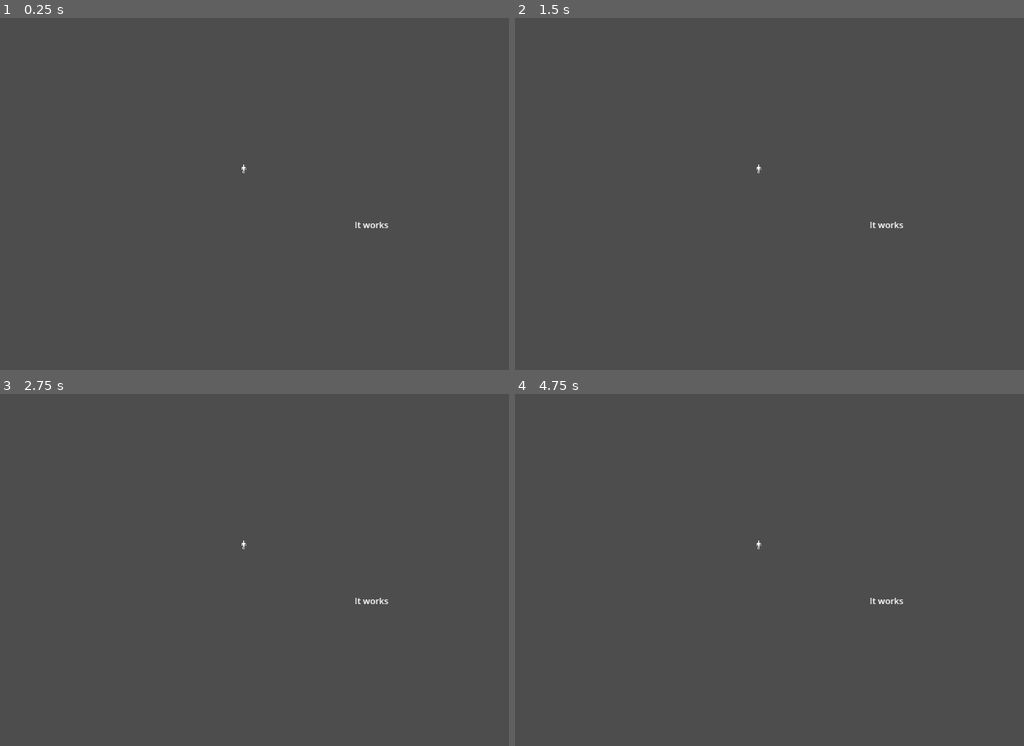
Above: before the commit, frames 1-4 (two rows, left to right).
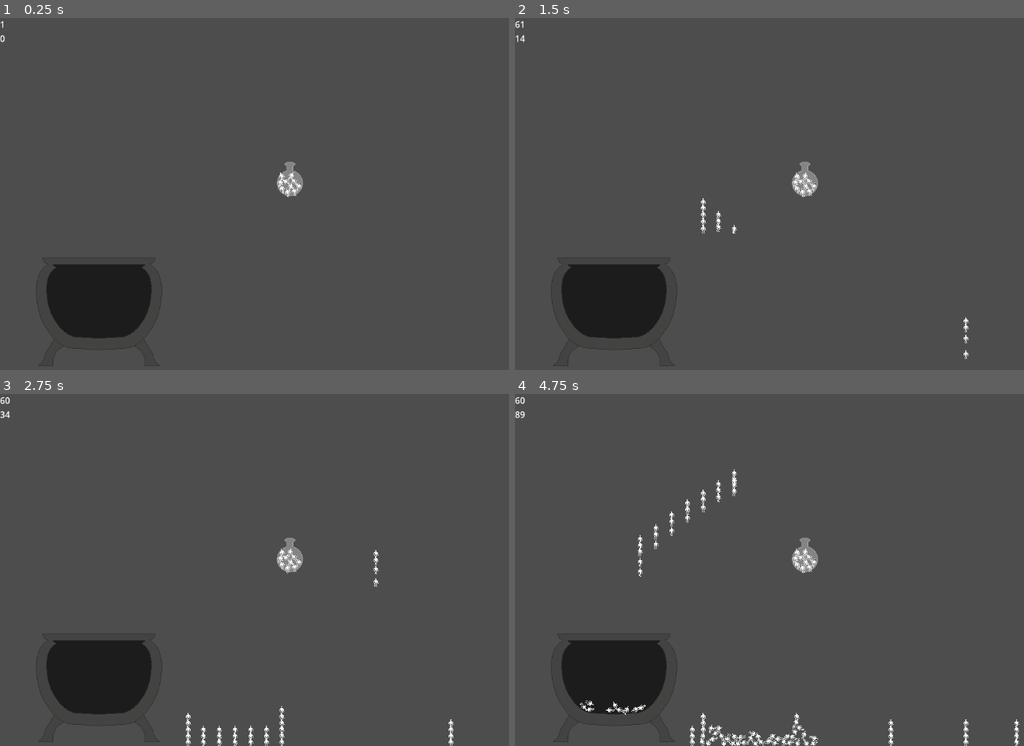
Above: after the commit, the same moments.

Repository: astra137/ld56
Game: Godot game, scene res://main.tscn
The game is run twice, just before and just after one commit, with the same random seed, the same clock (stepped at 60 frames per second) and the same inputs. This scene is started directly instead of the project's main scene.
Inputs (mouse positions are in pixels of both pictures, inside the frame that each line leads up to):
- Up to frame 1 (0.25 s): no input
- Up to frame 2 (1.5 s): tap Enter at 0.5 s; move the mouse to (968, 176) at 0.52 s; click (968, 176) at 0.67 s; drag from (703, 211) to (794, 264) at 1.27 s
- Up to frame 3 (2.75 s): move the mouse to (376, 492) at 2.02 s; click (376, 492) at 2.17 s
- Up to frame 4 (4.75 s): drag from (794, 640) to (642, 517) at 2.77 s; move the mouse to (1013, 622) at 3.52 s; click (1013, 622) at 3.67 s; drag from (642, 517) to (733, 482) at 4.27 s

The runs differ from the first frame. In frame 1, 4.3% of the frame differs, in the area x 0-77%, y 0-99%; in frame 2, 4.5%; in frame 3, 4.8%; in frame 4, 5.3%, in the area x 0-100%, y 0-100%.

Commit message:
wip: cauldron

Diff:
--- /dev/null
+++ b/main.gd
@@ -0,0 +1,18 @@
+extends Node2D
+
+
+const FURBLE = preload('res://workshop/furble.tscn')
+
+var count := 0
+
+
+func _process(_delta: float) -> void:
+	%FPS.text = '%s\n%s' % [Engine.get_frames_per_second(), count]
+
+
+func _physics_process(_delta: float) -> void:
+	if Input.is_mouse_button_pressed(MOUSE_BUTTON_LEFT):
+		var body: RigidBody2D = FURBLE.instantiate()
+		add_child(body)
+		body.global_position = get_viewport().get_mouse_position()
+		count += 1
--- a/main.tscn
+++ b/main.tscn
@@ -1,16 +1,28 @@
-[gd_scene load_steps=2 format=3 uid="uid://bee5ds54ef40t"]
+[gd_scene load_steps=5 format=3 uid="uid://bee5ds54ef40t"]
 
-[ext_resource type="Texture2D" uid="uid://r6gg2yufg6pq" path="res://dude/Dude_1.png" id="1_lyqof"]
+[ext_resource type="Script" path="res://main.gd" id="1_5hoxr"]
+[ext_resource type="PackedScene" uid="uid://dk0hhrgupuhic" path="res://workshop/cauldron.tscn" id="2_ghow2"]
+[ext_resource type="PackedScene" uid="uid://cgjcrfxvgjx77" path="res://workshop/bottle.tscn" id="3_sce6h"]
+
+[sub_resource type="WorldBoundaryShape2D" id="WorldBoundaryShape2D_vf0sc"]
 
 [node name="Main" type="Node2D"]
+script = ExtResource("1_5hoxr")
 
-[node name="Dude1" type="Sprite2D" parent="."]
-position = Vector2(448, 278)
-texture = ExtResource("1_lyqof")
+[node name="StaticBody2D" type="StaticBody2D" parent="."]
+position = Vector2(0, 648)
+metadata/_edit_group_ = true
 
-[node name="Label" type="Label" parent="."]
-offset_left = 652.0
-offset_top = 369.0
-offset_right = 715.0
-offset_bottom = 392.0
-text = "It works"
+[node name="CollisionShape2D" type="CollisionShape2D" parent="StaticBody2D"]
+shape = SubResource("WorldBoundaryShape2D_vf0sc")
+
+[node name="Cauldron" parent="." instance=ExtResource("2_ghow2")]
+position = Vector2(182, 537)
+
+[node name="FPS" type="Label" parent="."]
+unique_name_in_owner = true
+offset_right = 40.0
+offset_bottom = 23.0
+
+[node name="Bottle" parent="." instance=ExtResource("3_sce6h")]
+position = Vector2(532, 301)
--- /dev/null
+++ b/workshop/bottle.gd
@@ -0,0 +1,21 @@
+extends CharacterBody2D
+
+
+var is_dragging := false
+
+
+func _input(event: InputEvent) -> void:
+	if is_dragging and event is InputEventMouseMotion:
+		position += event.relative
+
+
+func _on_area_2d_input_event(viewport: Node, event: InputEvent, shape_idx: int) -> void:
+	pass # Replace with function body.
+
+
+func _on_area_2d_mouse_entered() -> void:
+	pass # Replace with function body.
+
+
+func _on_area_2d_mouse_exited() -> void:
+	pass # Replace with function body.
--- /dev/null
+++ b/workshop/bottle.tscn
@@ -0,0 +1,59 @@
+[gd_scene load_steps=5 format=3 uid="uid://cgjcrfxvgjx77"]
+
+[ext_resource type="Texture2D" uid="uid://cx8km15ds51f3" path="res://workshop/bottle.png" id="1_61s1m"]
+[ext_resource type="Script" path="res://workshop/bottle.gd" id="1_ynuk4"]
+[ext_resource type="PackedScene" uid="uid://btjeodbojes83" path="res://workshop/furble.tscn" id="2_lisl3"]
+
+[sub_resource type="RectangleShape2D" id="RectangleShape2D_gf5bm"]
+size = Vector2(56, 69)
+
+[node name="Bottle" type="CharacterBody2D"]
+script = ExtResource("1_ynuk4")
+
+[node name="Bottle" type="Sprite2D" parent="."]
+position = Vector2(1, -5)
+texture = ExtResource("1_61s1m")
+
+[node name="CollisionPolygon2D" type="CollisionPolygon2D" parent="."]
+polygon = PackedVector2Array(0, -30, 0, -21, -17, -14, -22, -6, -23, 7, -20, 15, -14, 21, -7, 26, 6, 27, 11, 25, 18, 19, 23, 10, 25, 3, 22, -7, 17, -14, 10, -19, 2, -21, 2, -30, 20, -27, 32, -18, 39, 10, 25, 33, 8, 41, -19, 38, -33, 25, -38, 8, -35, -11, -26, -25, -13, -27)
+
+[node name="Marker2D" type="Marker2D" parent="."]
+
+[node name="Furble" parent="Marker2D" instance=ExtResource("2_lisl3")]
+
+[node name="Furble2" parent="Marker2D" instance=ExtResource("2_lisl3")]
+position = Vector2(9, -1)
+
+[node name="Furble3" parent="Marker2D" instance=ExtResource("2_lisl3")]
+position = Vector2(14, 6)
+
+[node name="Furble4" parent="Marker2D" instance=ExtResource("2_lisl3")]
+position = Vector2(3, 10)
+
+[node name="Furble5" parent="Marker2D" instance=ExtResource("2_lisl3")]
+position = Vector2(-9, 11)
+
+[node name="Furble6" parent="Marker2D" instance=ExtResource("2_lisl3")]
+position = Vector2(-11, 0)
+
+[node name="Furble7" parent="Marker2D" instance=ExtResource("2_lisl3")]
+position = Vector2(-5, -10)
+
+[node name="Furble8" parent="Marker2D" instance=ExtResource("2_lisl3")]
+position = Vector2(5, -12)
+
+[node name="Furble9" parent="Marker2D" instance=ExtResource("2_lisl3")]
+position = Vector2(10, 16)
+
+[node name="Furble10" parent="Marker2D" instance=ExtResource("2_lisl3")]
+position = Vector2(-2, 18)
+
+[node name="Area2D" type="Area2D" parent="."]
+
+[node name="CollisionShape2D" type="CollisionShape2D" parent="Area2D"]
+position = Vector2(0, -5.5)
+shape = SubResource("RectangleShape2D_gf5bm")
+
+[connection signal="input_event" from="Area2D" to="." method="_on_area_2d_input_event"]
+[connection signal="mouse_entered" from="Area2D" to="." method="_on_area_2d_mouse_entered"]
+[connection signal="mouse_exited" from="Area2D" to="." method="_on_area_2d_mouse_exited"]
--- /dev/null
+++ b/workshop/cauldron.tscn
@@ -0,0 +1,11 @@
+[gd_scene load_steps=2 format=3 uid="uid://dk0hhrgupuhic"]
+
+[ext_resource type="Texture2D" uid="uid://caws017gjfrr8" path="res://workshop/cauldron.png" id="1_a5vfq"]
+
+[node name="Cauldron" type="StaticBody2D"]
+
+[node name="Cauldron" type="Sprite2D" parent="."]
+texture = ExtResource("1_a5vfq")
+
+[node name="CollisionPolygon2D" type="CollisionPolygon2D" parent="."]
+polygon = PackedVector2Array(-94, -55, -90, -65, -84, -73, -79, -78, -103, -96, -107, -74, -115, -48, -116, -16, -107, 19, -91, 47, -75, 62, -37, 74, 53, 73, 88, 51, 110, 11, 118, -40, 103, -97, 77, -79, 90, -64, 95, -38, 94, -14, 86, 11, 76, 28, 58, 44, 35, 51, -48, 50, -70, 35, -86, 12, -96, -14, -97, -42)
--- /dev/null
+++ b/workshop/furble.tscn
@@ -0,0 +1,40 @@
+[gd_scene load_steps=7 format=3 uid="uid://btjeodbojes83"]
+
+[ext_resource type="Texture2D" uid="uid://r6gg2yufg6pq" path="res://dude/Dude_1.png" id="1_fhuyg"]
+[ext_resource type="Texture2D" uid="uid://fkix4mtclp41" path="res://dude/Dude_2.png" id="2_nkc1s"]
+[ext_resource type="Texture2D" uid="uid://ib32l1k3k0xq" path="res://dude/Dude_3.png" id="3_gtuyr"]
+[ext_resource type="Texture2D" uid="uid://1emm6daxc4ir" path="res://dude/Dude_4.png" id="4_3ycok"]
+
+[sub_resource type="CircleShape2D" id="CircleShape2D_masmm"]
+radius = 6.0
+
+[sub_resource type="SpriteFrames" id="SpriteFrames_txaqr"]
+animations = [{
+"frames": [{
+"duration": 1.0,
+"texture": ExtResource("1_fhuyg")
+}, {
+"duration": 1.0,
+"texture": ExtResource("2_nkc1s")
+}, {
+"duration": 1.0,
+"texture": ExtResource("3_gtuyr")
+}, {
+"duration": 1.0,
+"texture": ExtResource("4_3ycok")
+}],
+"loop": true,
+"name": &"default",
+"speed": 15.0
+}]
+
+[node name="Furble" type="RigidBody2D"]
+can_sleep = false
+
+[node name="CollisionShape2D" type="CollisionShape2D" parent="."]
+shape = SubResource("CircleShape2D_masmm")
+
+[node name="AnimatedSprite2D" type="AnimatedSprite2D" parent="."]
+sprite_frames = SubResource("SpriteFrames_txaqr")
+autoplay = "default"
+frame_progress = 0.689408
Binary file added: workshop/bottle.png
Not shown, added: workshop/bottle.png.import
Binary file added: workshop/cauldron.png
Not shown, added: workshop/cauldron.png.import
Binary file added: workshop/cork.png
Not shown, added: workshop/cork.png.import
